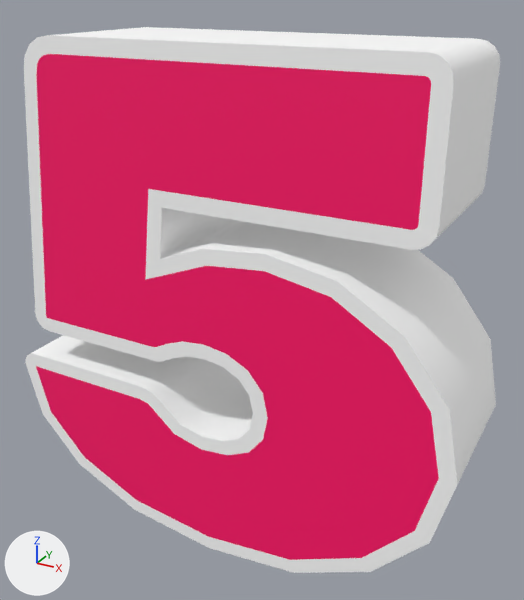
An edit to the glTF model SlidingPuzzle/mini-game-assets/models/ui/numbers/number_5.glb, drawn before and after from the same camera.
Before and after are seen from a camera (50 mm lens) standing at (0.731, -1.241, 0.648) and looking at (0.035, 0.025, 0.015). The axes (+X, +Y, +Z) are drawn at lower left. The lights are the same throughout. Where no turn or scale is listed for an object, it has been applied to the vertices. Vertices at the same position are counted once.

The first picture shows 'Nmbr.5'.
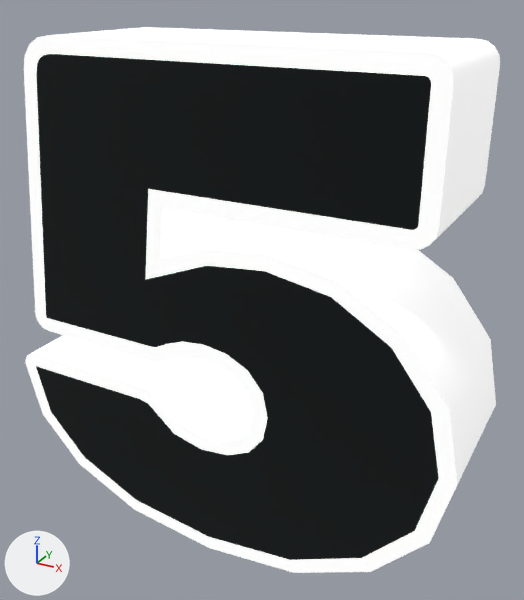
Pixel boxes [x1, y1, x2, y2] of what changed, in the pictures (524 x 600 px):
'Nmbr.5', surface changed: [24, 27, 500, 573] in both
part 1 of me_text_005, surface changed (pink to black): [36, 54, 439, 560] in both

The change, as a diff of the scene's bpy script:
```diff
--- a/SlidingPuzzle/mini-game-assets/models/ui/numbers/number_5.glb.py
+++ b/SlidingPuzzle/mini-game-assets/models/ui/numbers/number_5.glb.py
@@ mat_basemat_001 @@
 n0 = _N.new('ShaderNodeBsdfPrincipled'); n0.name = 'Principled BSDF'
 n0.inputs[2].default_value = 0.583  # 'Roughness'
-n0.inputs[28].default_value = 0.05  # 'Emission Strength'
+n0.inputs[28].default_value = 0.4  # 'Emission Strength'
 n1 = _N.new('ShaderNodeOutputMaterial'); n1.name = 'Material Output'
@@ me_text_005 @@
 me_text_005.from_pydata(...)  # 168 vertices, 332 faces; spans x -0.523..0.528, y -0.153..0.153, z -0.563..0.542
 # used by ob_nmbr_5; location = (0.0, 0.0, 0.011)
+# me_text_005 part 1: texture (UV) coordinates of 50 of 332 faces, centred in x -0.478..0.415, y -0.153, z -0.436..0.507, changed; they spanned u 0.48..0.48, v 0.68..0.68 and now span u 0.56..0.56, v 0.74..0.75
 me_text_005.materials.append(mat_basemat_001)
```
